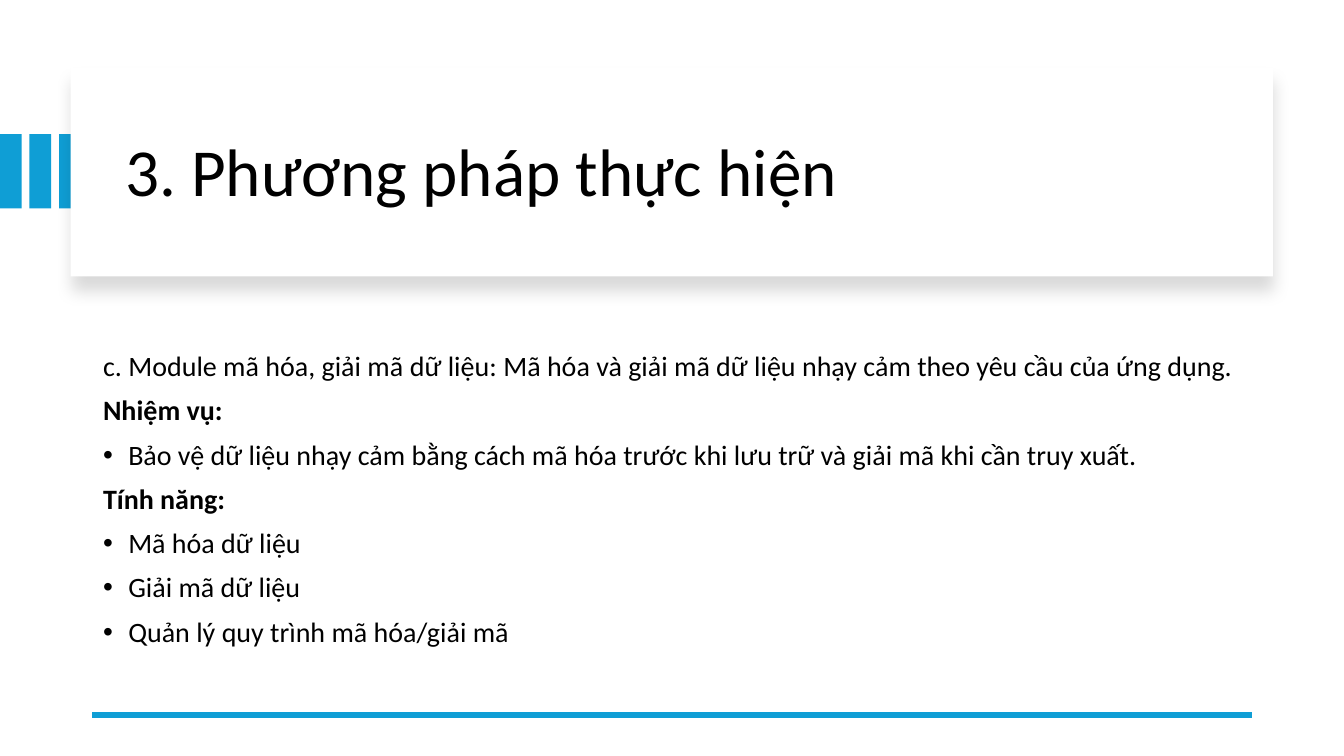
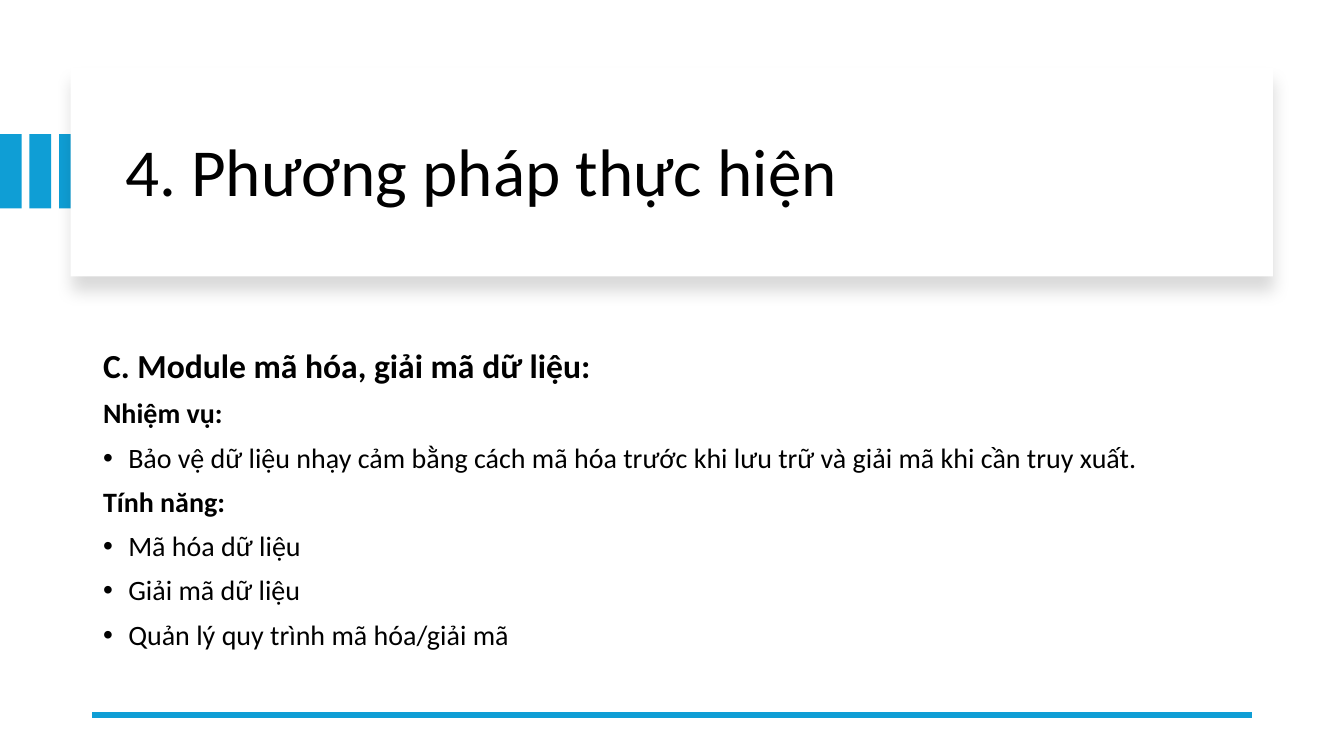
Before and after one commit to minhducdo050702/T07, a slide deck: slide 13 of report/Slide report T07.pptx (slide 8 before the commit). Drawn at 1344x756 pixels with LibreOffice and Linux fonts; fonts in the diff are those of the drawing. Boxes give left, top, right and bottom in pixels: in the first picture for what was removed or moved away, otherwise in the second. Text is boxed around its words. In the diff, an @@ line names an element or a change of style, - is before the commit and + after.

```diff
--- a/report/Slide report T07.pptx
+++ b/report/Slide report T07.pptx
@@ title at [125,149,836,208]: text changed @@
-3. Phương pháp thực hiện
+4. Phương pháp thực hiện
@@ text at [103,354,591,384]: text changed; size 20 to 24 pt; bold on @@
-c. Module mã hóa, giải mã dữ liệu: Mã hóa và giải mã dữ liệu nhạy cảm theo yêu cầu của ứng dụng.
+C. Module mã hóa, giải mã dữ liệu:
```
Also in this commit, not shown: 8 other slides changed, 10 slides added, 1 slide removed, 2 other files.
